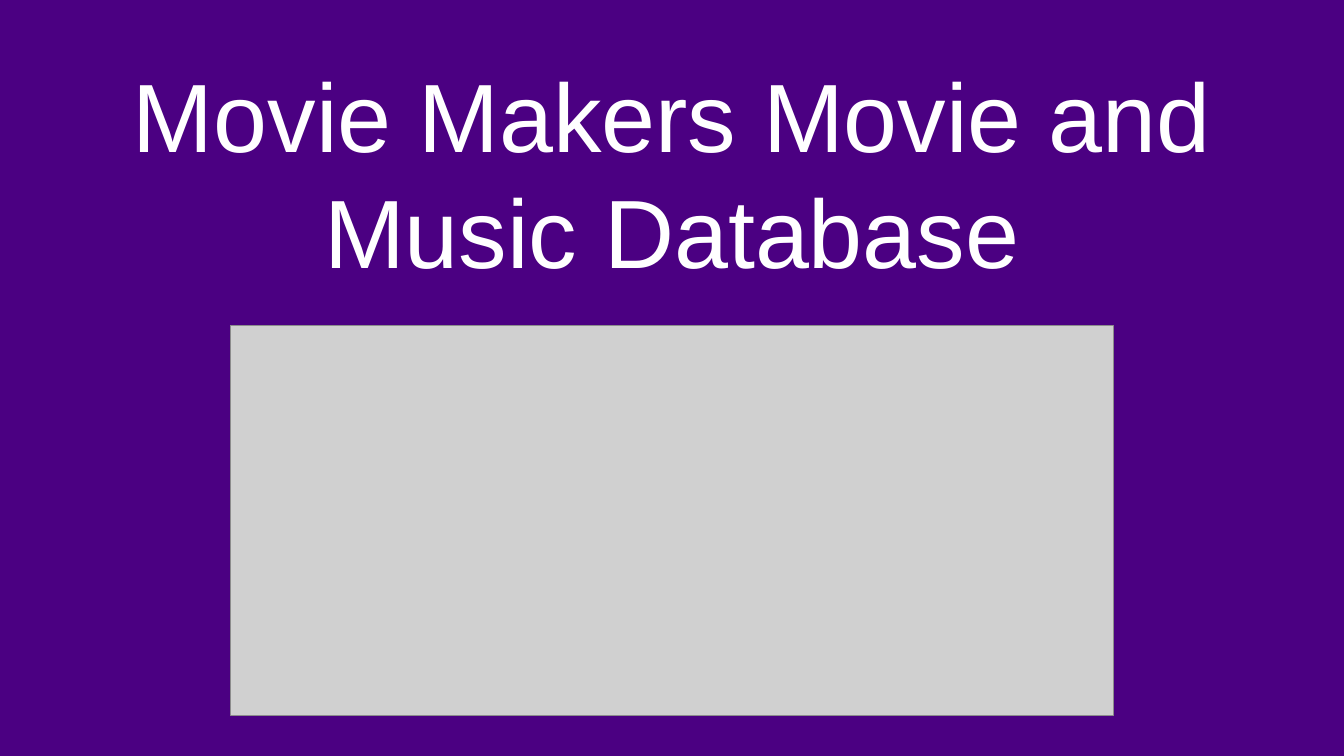
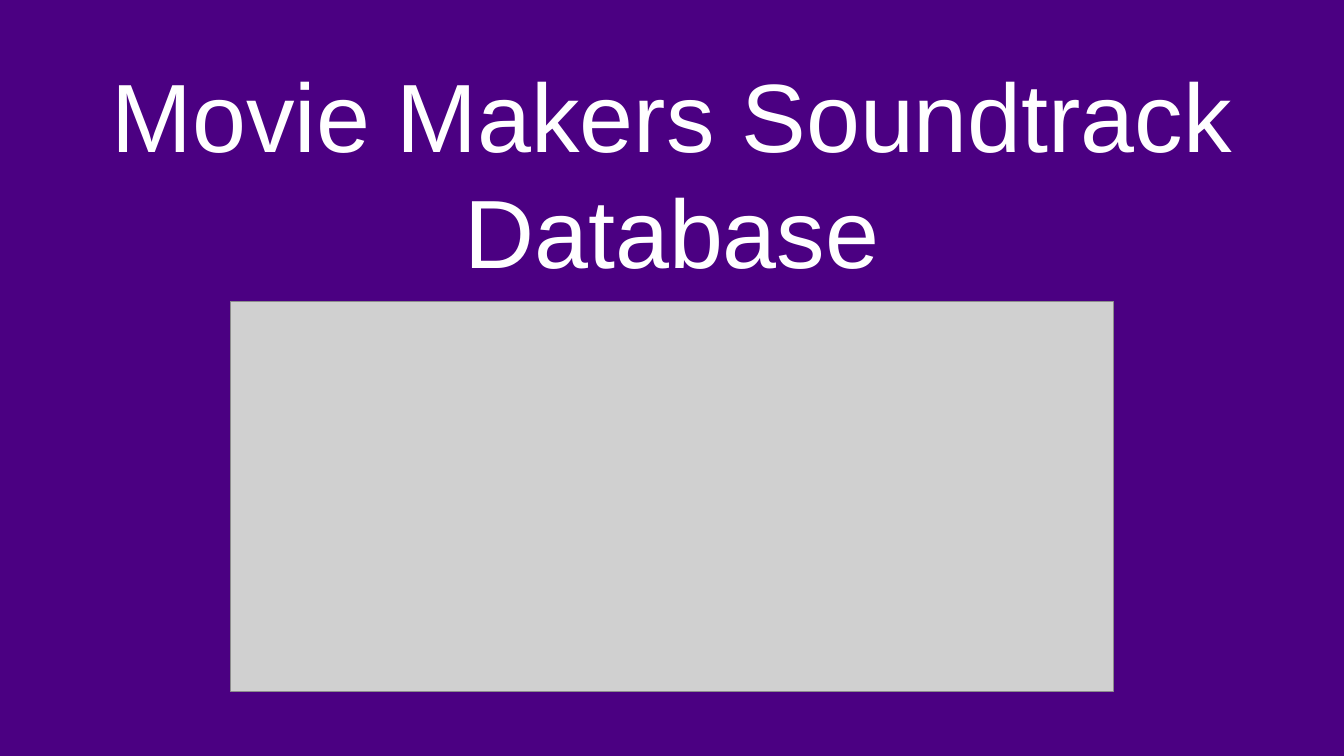
Before and after one commit to breakfireaus/Movie-database, a slide deck: slide 1 of file-storage/Project Presentation.pptx. Drawn at 1344x756 pixels with LibreOffice and Linux fonts; fonts in the diff are those of the drawing; grey boxes stand for pictures. Boxes give left, top, right and bottom in pixels: in the first picture for what was removed or moved away, otherwise in the second. Text is boxed around its words. In the diff, an @@ line names an element or a change of style, - is before the commit and + after.

```diff
--- a/file-storage/Project Presentation.pptx
+++ b/file-storage/Project Presentation.pptx
@@ title at <box>111,81,1232,269</box>: text changed @@
-Movie Makers Movie and Music Database
+Movie Makers Soundtrack Database
@@ picture: place and size @@
-picture at <box>231,325,1114,715</box>
+picture at <box>231,301,1114,691</box>
```
Also in this commit, not shown: 1 other file.
